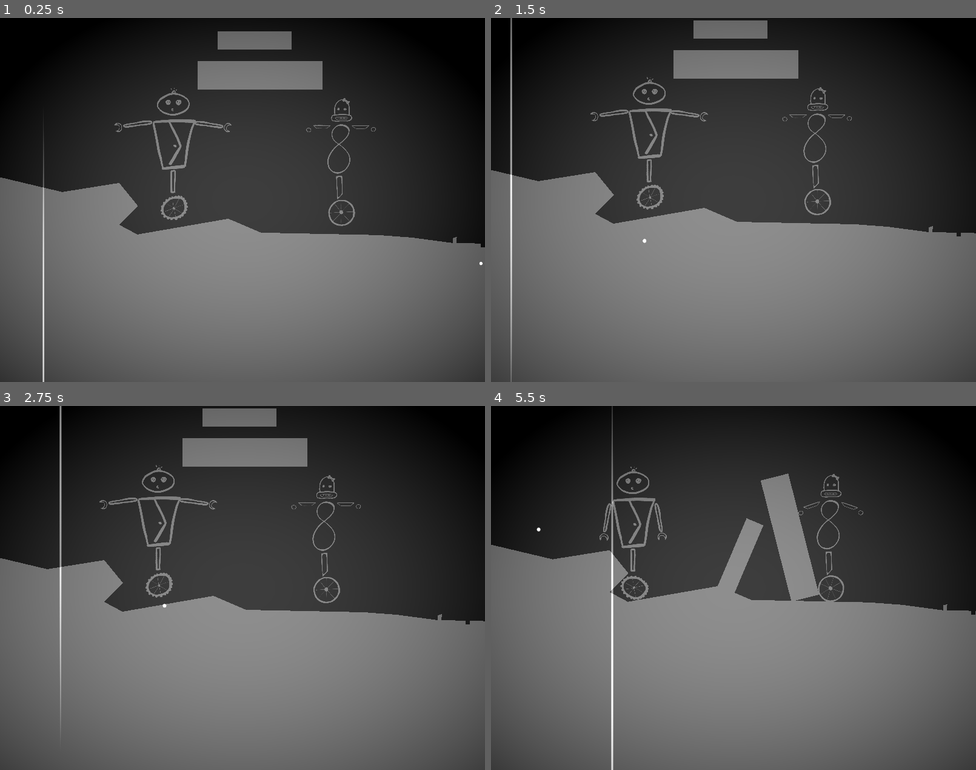
Above: before the commit, frames 1-4 (two rows, left to right).
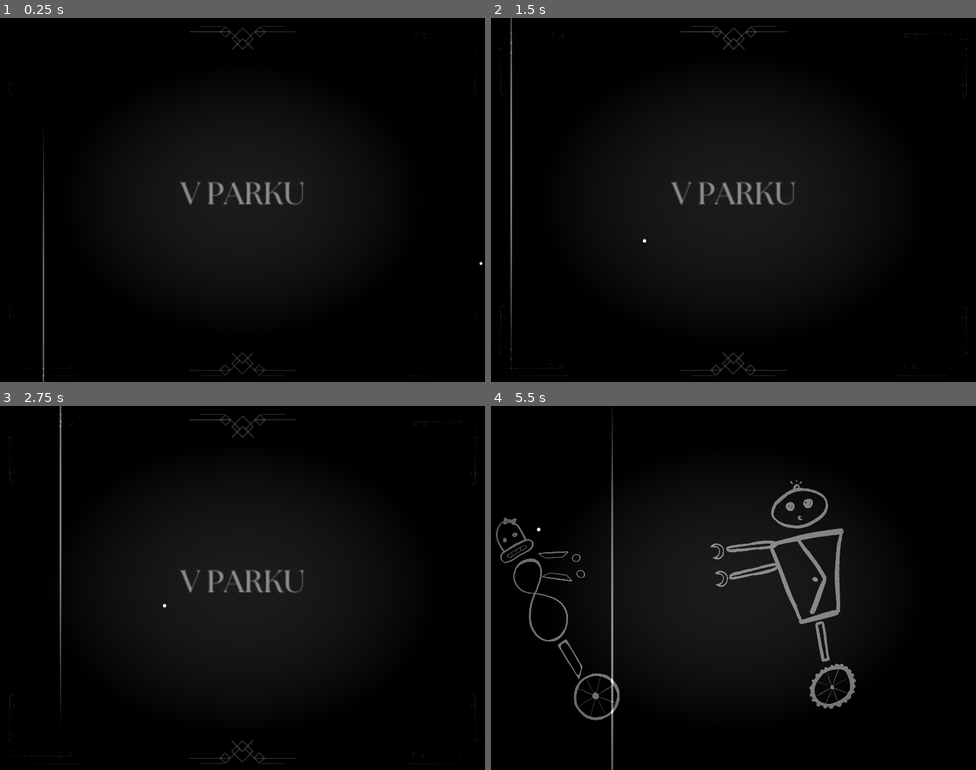
Above: after the commit, the same moments.

Repository: tombuben/KrehkeRobotickeSpoje
Game: Godot game, scene res://level_3.tscn
Two runs of this game, one before a commit and one after it. Both use one fixed random seed, a clock stepped at 60 frames per second and the inputs below. This scene is started directly instead of the project's main scene.
Inputs (mouse positions are in pixels of both pictures, inside the frame that each line leads up to):
- Up to frame 1 (0.25 s): no input
- Up to frame 2 (1.5 s): move the mouse to (840, 181) at 0.52 s; hold D (Player1Right) 0.53-1.28 s; tap K (Player2Down) at 0.6 s; move the mouse to (636, 218) at 1.27 s; hold S (Player1Down) from 1.28 s (still down); tap J (Player2Left) at 1.35 s
- Up to frame 3 (2.75 s): move the mouse to (291, 507) at 2.02 s; release S (Player1Down) at 2.03 s; hold D (Player1Right) from 2.03 s (still down); tap L (Player2Right) at 2.1 s
- Up to frame 4 (5.5 s): move the mouse to (709, 660) at 2.77 s; release D (Player1Right) at 2.78 s; hold W (Player1Up) 2.78-3.53 s; tap I (Player2Up) at 2.85 s; move the mouse to (879, 642) at 3.52 s; hold C (SwitchCamera) 3.53-4.28 s; hold A (Player1Left) 3.53-5.03 s; move the mouse to (588, 533) at 4.27 s; tap K (Player2Down) at 4.35 s; move the mouse to (757, 588) at 5.02 s; hold S (Player1Down) from 5.03 s (still down); tap J (Player2Left) at 5.1 s

The runs differ from the first frame. In frame 1, 80% of the frame differs, in the area x 0-100%, y 2-100%; in frame 2, 85%; in frame 3, 86%, in the area x 0-100%, y 0-100%; in frame 4, 82%.
Error before the commit: Cannot call method 'play' on a null value. (res://Level.gd:16)

Commit message:
priprava pro fight scenu

Diff:
--- a/level_3.tscn
+++ b/level_3.tscn
@@ -14,11 +14,21 @@
 [ext_resource type="Texture2D" uid="uid://bmkvdjqy6w6c5" path="res://art/storyboard/park/park_uvod.jpg" id="12_l4ceb"]
 [ext_resource type="Texture2D" uid="uid://c0fuai8ej7745" path="res://art/storyboard/park/park_intro_1.jpg" id="13_s1v1l"]
 [ext_resource type="Script" path="res://storyboard.gd" id="14_4r3rw"]
-[ext_resource type="Texture2D" uid="uid://doi3la0c0mrr" path="res://art/storyboard/park/park_intro_2.jpg" id="15_7iwbp"]
-[ext_resource type="Texture2D" uid="uid://bupuetdew7tg6" path="res://art/storyboard/park/park_outro_1.jpg" id="16_c0uxg"]
-[ext_resource type="Texture2D" uid="uid://ble8folajkggg" path="res://art/storyboard/park/park_outro_2.jpg" id="17_5kyp6"]
-[ext_resource type="Texture2D" uid="uid://bvl8aag2ru7dp" path="res://art/storyboard/park/park_outro_3.jpg" id="18_pk6ql"]
+[ext_resource type="Texture2D" uid="uid://cna2ryes1bw81" path="res://art/ona/ona.jpg" id="15_divno"]
+[ext_resource type="Texture2D" uid="uid://b4a0jgsgdndjs" path="res://art/ona/onaruka.png" id="16_apqk6"]
+[ext_resource type="Texture2D" uid="uid://bopokpmxfmo11" path="res://art/ona/onapacka.png" id="17_dcnny"]
+[ext_resource type="Texture2D" uid="uid://cthr2qd7e12vc" path="res://art/ona/onatelo.png" id="18_sni5s"]
 [ext_resource type="Texture2D" uid="uid://bqe6mocn50xv8" path="res://art/storyboard/game_over.png" id="19_j7lwc"]
+[ext_resource type="Texture2D" uid="uid://ceptg82arg2hg" path="res://art/ona/onahlava.png" id="19_rapbs"]
+[ext_resource type="Texture2D" uid="uid://c0lwgq4gj68is" path="res://art/ona/onanoha.png" id="20_lyubu"]
+[ext_resource type="Texture2D" uid="uid://p1sbcuoqfn75" path="res://art/ona/onakolo.png" id="21_srbad"]
+[ext_resource type="Texture2D" uid="uid://crofsfjf38tq4" path="res://art/sisoun/sisoun-postava.png" id="22_mdn6t"]
+[ext_resource type="Texture2D" uid="uid://clh7501p8cbld" path="res://art/sisoun/sisoun-telo.png" id="23_h3o8g"]
+[ext_resource type="Texture2D" uid="uid://70hm3vid177x" path="res://art/sisoun/sisoun-hlava.png" id="24_e0c0j"]
+[ext_resource type="Texture2D" uid="uid://bbj7mtygx3blu" path="res://art/sisoun/sisoun-ruka.png" id="25_ycosf"]
+[ext_resource type="Texture2D" uid="uid://c385upgdixbv0" path="res://art/sisoun/sisoun-packa.png" id="26_77ich"]
+[ext_resource type="Texture2D" uid="uid://c1414531v8pt" path="res://art/sisoun/sisoun-noha.png" id="27_m8w77"]
+[ext_resource type="Texture2D" uid="uid://dcn3wc6gsokrb" path="res://art/sisoun/sisoun-kolecko.png" id="28_0j2bt"]
 
 [sub_resource type="ShaderMaterial" id="ShaderMaterial_fugcv"]
 shader = ExtResource("6_axbdr")
@@ -147,13 +157,14 @@
 script = ExtResource("10_momg8")
 gameplayCamera = NodePath("../CameraCenterer/CharactersCamera")
 
-[node name="StoryboardPlayer" type="Camera2D" parent="CameraSwitcher" node_paths=PackedStringArray("gameStart", "gameEnd", "gameOver")]
+[node name="StoryboardPlayer" type="Camera2D" parent="CameraSwitcher" node_paths=PackedStringArray("gameTitle", "gameStart", "gameEnd", "gameOver")]
 position = Vector2(-998, -1504)
 zoom = Vector2(1.75, 1.75)
 position_smoothing_enabled = true
 position_smoothing_speed = 10.0
 script = ExtResource("11_4s1fs")
-gameStart = [null, null]
+gameTitle = NodePath("../../Storyboard/TovarnaUvod")
+gameStart = [NodePath("../../Storyboard/BojODite1/TovarnaBoj1"), NodePath("../../Storyboard/BojODite2/TovarnaBoj2"), null]
 gameEnd = [null, null, null]
 gameOver = NodePath("../../Storyboard/GameOver")
 
@@ -172,39 +183,257 @@
 offset_bottom = 3930.0
 color = Color(0, 0, 0, 1)
 
-[node name="ParkUvod" type="Sprite2D" parent="Storyboard"]
+[node name="TovarnaUvod" type="Sprite2D" parent="Storyboard"]
 position = Vector2(-3700, -5000)
 texture = ExtResource("12_l4ceb")
-
-[node name="ParkIntro1" type="Sprite2D" parent="Storyboard"]
+script = ExtResource("14_4r3rw")
+displayTime = 3.0
+
+[node name="BojODite1" type="Node2D" parent="Storyboard"]
+
+[node name="TovarnaBoj1" type="Sprite2D" parent="Storyboard/BojODite1"]
 position = Vector2(-3700, -4616)
 texture = ExtResource("13_s1v1l")
 script = ExtResource("14_4r3rw")
-displayTime = 3.0
-
-[node name="ParkIntro2" type="Sprite2D" parent="Storyboard"]
-position = Vector2(-3700, -4249)
-texture = ExtResource("15_7iwbp")
+displayTime = 1.0
+
+[node name="ColorRect2" type="ColorRect" parent="Storyboard/BojODite1"]
+anchors_preset = -1
+anchor_right = 1.058
+anchor_bottom = 0.394
+offset_left = -3985.0
+offset_top = -4810.0
+offset_right = -3422.0
+offset_bottom = -4441.0
+color = Color(0, 0, 0, 1)
+
+[node name="ona_boj_1" type="Node2D" parent="Storyboard/BojODite1"]
+position = Vector2(-3829, -4516)
+rotation = -0.500867
+
+[node name="Sisoun-postava" type="Sprite2D" parent="Storyboard/BojODite1/ona_boj_1"]
+visible = false
+position = Vector2(5, -65)
+scale = Vector2(0.115228, 0.115228)
+texture = ExtResource("15_divno")
+
+[node name="Sisoun-ruka-prava" type="Sprite2D" parent="Storyboard/BojODite1/ona_boj_1"]
+position = Vector2(20.3168, -115.222)
+rotation = -1.55324
+scale = Vector2(0.1, 0.1)
+texture = ExtResource("16_apqk6")
+flip_h = true
+
+[node name="sisoun-packa-prava" type="Sprite2D" parent="Storyboard/BojODite1/ona_boj_1/Sisoun-ruka-prava"]
+position = Vector2(-70, 220)
+texture = ExtResource("17_dcnny")
+flip_h = true
+
+[node name="Sisoun-ruka-leva" type="Sprite2D" parent="Storyboard/BojODite1/ona_boj_1"]
+position = Vector2(28.8613, -138.105)
+rotation = 2.63692
+scale = Vector2(0.1, -0.1)
+texture = ExtResource("16_apqk6")
+flip_h = true
+
+[node name="sisoun-packa-prava" type="Sprite2D" parent="Storyboard/BojODite1/ona_boj_1/Sisoun-ruka-leva"]
+position = Vector2(-79.9995, 210)
+scale = Vector2(-1, 1)
+texture = ExtResource("17_dcnny")
+
+[node name="Sisoun-telo" type="Sprite2D" parent="Storyboard/BojODite1/ona_boj_1"]
+position = Vector2(-4, -108)
+scale = Vector2(0.112939, 0.112939)
+texture = ExtResource("18_sni5s")
+
+[node name="Sisoun-hlava" type="Sprite2D" parent="Storyboard/BojODite1/ona_boj_1"]
+position = Vector2(0.845624, -169.846)
+scale = Vector2(0.110467, 0.110467)
+texture = ExtResource("19_rapbs")
+
+[node name="Sisoun-noha" type="Sprite2D" parent="Storyboard/BojODite1/ona_boj_1"]
+position = Vector2(-4, -42)
+scale = Vector2(0.112794, 0.112794)
+texture = ExtResource("20_lyubu")
+
+[node name="Sisoun-kolecko" type="Sprite2D" parent="Storyboard/BojODite1/ona_boj_1/Sisoun-noha"]
+position = Vector2(26.5972, 363.495)
+scale = Vector2(1.08738, 1.08738)
+texture = ExtResource("21_srbad")
+
+[node name="sisoun_boj_1" type="Node2D" parent="Storyboard/BojODite1"]
+position = Vector2(-3608, -4523)
+rotation = -0.174533
+
+[node name="Sisoun-postava" type="Sprite2D" parent="Storyboard/BojODite1/sisoun_boj_1"]
+visible = false
+position = Vector2(-4, -85)
+scale = Vector2(0.1, 0.1)
+texture = ExtResource("22_mdn6t")
+
+[node name="Sisoun-telo" type="Sprite2D" parent="Storyboard/BojODite1/sisoun_boj_1"]
+position = Vector2(1, -106)
+scale = Vector2(0.08, 0.08)
+texture = ExtResource("23_h3o8g")
+
+[node name="Sisoun-hlava" type="Sprite2D" parent="Storyboard/BojODite1/sisoun_boj_1"]
+position = Vector2(0, -176)
+scale = Vector2(0.045, 0.045)
+texture = ExtResource("24_e0c0j")
+
+[node name="Sisoun-ruka-prava" type="Sprite2D" parent="Storyboard/BojODite1/sisoun_boj_1"]
+position = Vector2(-51.7502, -144.177)
+rotation = 1.51291
+scale = Vector2(0.1, 0.1)
+texture = ExtResource("25_ycosf")
+
+[node name="sisoun-packa-prava" type="Sprite2D" parent="Storyboard/BojODite1/sisoun_boj_1/Sisoun-ruka-prava"]
+position = Vector2(-39.9999, 310)
+texture = ExtResource("26_77ich")
+
+[node name="Sisoun-ruka-leva" type="Sprite2D" parent="Storyboard/BojODite1/sisoun_boj_1"]
+position = Vector2(-53.6008, -122.164)
+rotation = 4.78229
+scale = Vector2(0.1, -0.1)
+texture = ExtResource("25_ycosf")
+
+[node name="sisoun-packa-prava" type="Sprite2D" parent="Storyboard/BojODite1/sisoun_boj_1/Sisoun-ruka-leva"]
+position = Vector2(-40, 300)
+scale = Vector2(-1, 1)
+texture = ExtResource("26_77ich")
+
+[node name="Sisoun-noha" type="Sprite2D" parent="Storyboard/BojODite1/sisoun_boj_1"]
+position = Vector2(0, -45.535)
+scale = Vector2(0.1, 0.1)
+texture = ExtResource("27_m8w77")
+
+[node name="Sisoun-kolecko" type="Sprite2D" parent="Storyboard/BojODite1/sisoun_boj_1/Sisoun-noha"]
+position = Vector2(16.5, 433.35)
+scale = Vector2(0.9625, 0.9625)
+texture = ExtResource("28_0j2bt")
+
+[node name="BojODite2" type="Node2D" parent="Storyboard"]
+
+[node name="TovarnaBoj2" type="Sprite2D" parent="Storyboard/BojODite2"]
+position = Vector2(-3700, -4226)
+texture = ExtResource("13_s1v1l")
 script = ExtResource("14_4r3rw")
-displayTime = 2.0
-
-[node name="ParkOutro1" type="Sprite2D" parent="Storyboard"]
-position = Vector2(-3700, -3778)
-texture = ExtResource("16_c0uxg")
-script = ExtResource("14_4r3rw")
-displayTime = 3.0
-
-[node name="ParkOutro4" type="Sprite2D" parent="Storyboard"]
-position = Vector2(-3700, -2400)
-texture = ExtResource("17_5kyp6")
-script = ExtResource("14_4r3rw")
-displayTime = 2.0
-
-[node name="ParkOutro5" type="Sprite2D" parent="Storyboard"]
-position = Vector2(-3700, -2000)
-texture = ExtResource("18_pk6ql")
-script = ExtResource("14_4r3rw")
-displayTime = 2.0
+displayTime = 1.0
+
+[node name="ColorRect2" type="ColorRect" parent="Storyboard/BojODite2"]
+anchors_preset = -1
+anchor_right = 1.058
+anchor_bottom = 0.394
+offset_left = -3985.0
+offset_top = -4428.0
+offset_right = -3422.0
+offset_bottom = -4059.0
+color = Color(0, 0, 0, 1)
+
+[node name="ona_boj_1" type="Node2D" parent="Storyboard/BojODite2"]
+position = Vector2(-3805, -4220)
+rotation = 0.261799
+
+[node name="Sisoun-postava" type="Sprite2D" parent="Storyboard/BojODite2/ona_boj_1"]
+visible = false
+position = Vector2(5, -65)
+scale = Vector2(0.115228, 0.115228)
+texture = ExtResource("15_divno")
+
+[node name="Sisoun-ruka-prava" type="Sprite2D" parent="Storyboard/BojODite2/ona_boj_1"]
+position = Vector2(24.3972, -121.453)
+rotation = -2.2843
+scale = Vector2(0.1, 0.1)
+texture = ExtResource("16_apqk6")
+flip_h = true
+
+[node name="sisoun-packa-prava" type="Sprite2D" parent="Storyboard/BojODite2/ona_boj_1/Sisoun-ruka-prava"]
+position = Vector2(-70, 220)
+texture = ExtResource("17_dcnny")
+flip_h = true
+
+[node name="Sisoun-ruka-leva" type="Sprite2D" parent="Storyboard/BojODite2/ona_boj_1"]
+position = Vector2(25.3953, -148.637)
+rotation = 1.92691
+scale = Vector2(0.1, -0.1)
+texture = ExtResource("16_apqk6")
+flip_h = true
+
+[node name="sisoun-packa-prava" type="Sprite2D" parent="Storyboard/BojODite2/ona_boj_1/Sisoun-ruka-leva"]
+position = Vector2(-79.9995, 210)
+scale = Vector2(-1, 1)
+texture = ExtResource("17_dcnny")
+
+[node name="Sisoun-telo" type="Sprite2D" parent="Storyboard/BojODite2/ona_boj_1"]
+position = Vector2(-4, -108)
+scale = Vector2(0.112939, 0.112939)
+texture = ExtResource("18_sni5s")
+
+[node name="Sisoun-hlava" type="Sprite2D" parent="Storyboard/BojODite2/ona_boj_1"]
+position = Vector2(0.845624, -169.846)
+scale = Vector2(0.110467, 0.110467)
+texture = ExtResource("19_rapbs")
+
+[node name="Sisoun-noha" type="Sprite2D" parent="Storyboard/BojODite2/ona_boj_1"]
+position = Vector2(-4, -42)
+scale = Vector2(0.112794, 0.112794)
+texture = ExtResource("20_lyubu")
+
+[node name="Sisoun-kolecko" type="Sprite2D" parent="Storyboard/BojODite2/ona_boj_1/Sisoun-noha"]
+position = Vector2(26.5972, 363.495)
+scale = Vector2(1.08738, 1.08738)
+texture = ExtResource("21_srbad")
+
+[node name="sisoun_boj_1" type="Node2D" parent="Storyboard/BojODite2"]
+position = Vector2(-3592, -4189)
+rotation = 0.261799
+
+[node name="Sisoun-postava" type="Sprite2D" parent="Storyboard/BojODite2/sisoun_boj_1"]
+visible = false
+position = Vector2(-4, -85)
+scale = Vector2(0.1, 0.1)
+texture = ExtResource("22_mdn6t")
+
+[node name="Sisoun-telo" type="Sprite2D" parent="Storyboard/BojODite2/sisoun_boj_1"]
+position = Vector2(1, -106)
+scale = Vector2(0.08, 0.08)
+texture = ExtResource("23_h3o8g")
+
+[node name="Sisoun-hlava" type="Sprite2D" parent="Storyboard/BojODite2/sisoun_boj_1"]
+position = Vector2(0, -176)
+scale = Vector2(0.045, 0.045)
+texture = ExtResource("24_e0c0j")
+
+[node name="Sisoun-ruka-prava" type="Sprite2D" parent="Storyboard/BojODite2/sisoun_boj_1"]
+position = Vector2(-51.7502, -144.177)
+rotation = 1.51291
+scale = Vector2(0.1, 0.1)
+texture = ExtResource("25_ycosf")
+
+[node name="sisoun-packa-prava" type="Sprite2D" parent="Storyboard/BojODite2/sisoun_boj_1/Sisoun-ruka-prava"]
+position = Vector2(-39.9999, 310)
+texture = ExtResource("26_77ich")
+
+[node name="Sisoun-ruka-leva" type="Sprite2D" parent="Storyboard/BojODite2/sisoun_boj_1"]
+position = Vector2(-53.6008, -122.164)
+rotation = 4.78229
+scale = Vector2(0.1, -0.1)
+texture = ExtResource("25_ycosf")
+
+[node name="sisoun-packa-prava" type="Sprite2D" parent="Storyboard/BojODite2/sisoun_boj_1/Sisoun-ruka-leva"]
+position = Vector2(-40, 300)
+scale = Vector2(-1, 1)
+texture = ExtResource("26_77ich")
+
+[node name="Sisoun-noha" type="Sprite2D" parent="Storyboard/BojODite2/sisoun_boj_1"]
+position = Vector2(0, -45.535)
+scale = Vector2(0.1, 0.1)
+texture = ExtResource("27_m8w77")
+
+[node name="Sisoun-kolecko" type="Sprite2D" parent="Storyboard/BojODite2/sisoun_boj_1/Sisoun-noha"]
+position = Vector2(16.5, 433.35)
+scale = Vector2(0.9625, 0.9625)
+texture = ExtResource("28_0j2bt")
 
 [node name="GameOver" type="Sprite2D" parent="Storyboard"]
 position = Vector2(-3714, 3202)
Not shown: 1 places in level_3.tscn that only renumber resources
